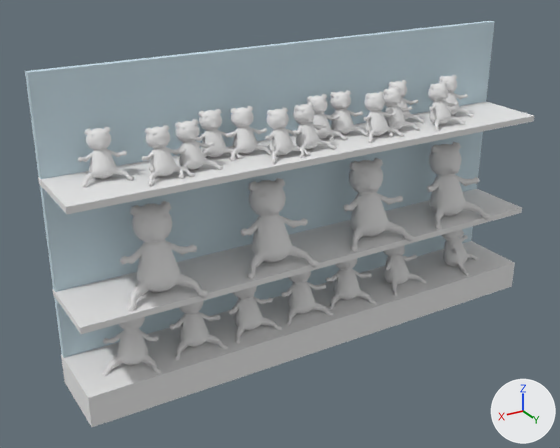
The Blender file theroom/excersizes/souvenirbutik/reol6.blend as it was, and as the next commit left it.
Rendered twice from a 50 mm lens placed at (5.13, 7.63, 5.5), pointed at (0.47, -0.14, 1.61). Arrows for +X, +Y and +Z are at lower right; the lights stay in place.
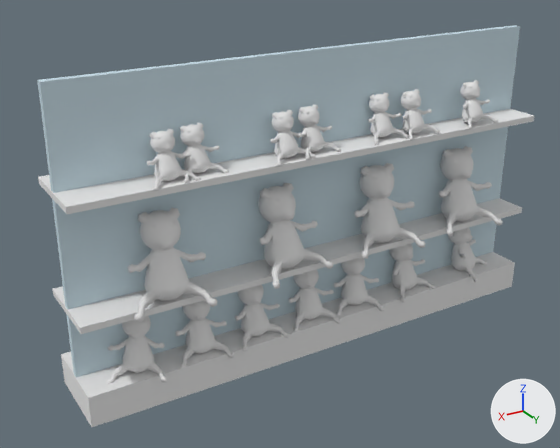
The edits, one by one:
Object 'Sphere.024' (ob_sphere_024) moves from (-2.39, -0.04, 0.93) to (-2.39, 0.13, 0.93).
Object 'Sphere.023' (ob_sphere_023) moves from (2.55, -0.04, 0.93) to (2.55, 0.13, 0.93).
Object 'Sphere.022' (ob_sphere_022) moves from (1.79, -0.04, 0.93) to (1.79, 0.13, 0.93).
Object 'Sphere.021' (ob_sphere_021) moves from (-1.32, -0.04, 0.93) to (-1.32, 0.13, 0.93).
Object 'Sphere.020' (ob_sphere_020) moves from (-0.5, -0.04, 0.93) to (-0.5, 0.13, 0.93).
Object 'Sphere.019' (ob_sphere_019) moves from (0.24, -0.04, 0.93) to (0.24, 0.13, 0.93).
Object 'Sphere.018' (ob_sphere_018) moves from (1.06, -0.04, 0.93) to (1.06, 0.13, 0.93).
Object 'Sphere.017' (ob_sphere_017) moves from (2.21, -0.04, 2.04) to (2.21, 0.19, 2.04).
Object 'Sphere.016' (ob_sphere_016) moves from (0.71, -0.04, 2.04) to (0.71, 0.19, 2.04).
Object 'Sphere.016' (ob_sphere_016) turns from (-13, 0, 172) to (-13, 0, 188) degrees about x, y and z.
Object 'Sphere.015' (ob_sphere_015) moves from (-0.79, -0.04, 2.04) to (-0.79, 0.19, 2.04).
Object 'Sphere.014' (ob_sphere_014) moves from (-2.16, -0.04, 2.04) to (-2.16, 0.19, 2.04).
Object 'Sphere.013' (ob_sphere_013) moves from (-1.81, 0.08, 3.06) to (-2.21, 0.26, 3.07).
Object 'Sphere.010' (ob_sphere_010) moves from (2.12, 0.08, 3.06) to (2.12, 0.21, 3.05).
Object 'Sphere.010' (ob_sphere_010) turns from (-13, 0, 184) to (-13, -0.3, 185) degrees about x, y and z.
Object 'Sphere.009' (ob_sphere_009) moves from (1.76, 0.04, 3.06) to (1.76, 0.16, 3.05).
Object 'Sphere.006' (ob_sphere_006) moves from (0.65, 0.11, 3.06) to (0.65, 0.22, 3.06).
Object 'Sphere.006' (ob_sphere_006) turns from (-13, 0, 184) to (-13, -0.3, 185) degrees about x, y and z.
Object 'Sphere.005' (ob_sphere_005) moves from (0.27, 0.08, 3.06) to (0.27, 0.19, 3.06).
Object 'Sphere.002' (ob_sphere_002) moves from (-0.79, 0.06, 3.06) to (-0.79, 0.15, 3.07).
Object 'Sphere.001' (ob_sphere_001) moves from (-1.13, -0.02, 3.06) to (-1.22, 0.24, 3.07).
Object 'Cube' (ob_cube) moves from (0.02, -0.47, 1.91) to (0.02, 0.0, 1.91).

What differs and where, as boxes (x1, y1, x2, y2) in the pictures (560 x 448 px):
'Cube', moved
    before: (25, 21, 495, 358)
    after: (37, 25, 520, 378)
'Sphere.017', moved
    before: (120, 201, 208, 312)
    after: (128, 208, 218, 322)
'Sphere.016', moved, turned
    before: (241, 178, 319, 279)
    after: (258, 183, 334, 289)
'Sphere.015', moved
    before: (344, 158, 414, 251)
    after: (354, 163, 426, 259)
'Sphere.014', moved
    before: (427, 142, 490, 229)
    after: (439, 146, 503, 236)
'Sphere.023', moved
    before: (102, 317, 161, 376)
    after: (107, 316, 167, 384)
'Sphere.022', moved
    before: (170, 301, 228, 360)
    after: (176, 300, 235, 367)
'Sphere.018', moved
    before: (228, 286, 282, 344)
    after: (235, 285, 290, 352)
'Sphere.010', moved, turned
    before: (142, 125, 195, 186)
    after: (147, 129, 200, 191)
'Sphere.019', moved
    before: (282, 271, 334, 325)
    after: (289, 269, 341, 332)
'Sphere.013', moved
    before: (428, 82, 466, 131)
    after: (460, 80, 498, 129)
'Sphere.020', moved
    before: (326, 258, 376, 309)
    after: (334, 257, 385, 315)
'Sphere.009', moved
    before: (172, 119, 223, 179)
    after: (177, 123, 229, 183)
'Sphere.001', moved
    before: (383, 87, 420, 137)
    after: (401, 89, 440, 141)
'Sphere.006', moved, turned
    before: (265, 107, 311, 164)
    after: (270, 110, 316, 167)
'Sphere.021', moved
    before: (383, 245, 427, 296)
    after: (389, 243, 435, 303)
'Sphere.005', moved
    before: (293, 103, 336, 158)
    after: (298, 105, 341, 160)
'Sphere.024', moved
    before: (441, 229, 479, 276)
    after: (448, 228, 488, 282)
'Sphere.002', moved
    before: (363, 91, 404, 143)
    after: (368, 92, 409, 145)
'Sphere.011', unchanged, covered by the edit
    before: (78, 127, 134, 187)
'Sphere.007', unchanged, covered by the edit
    before: (226, 106, 272, 161)
'Sphere.008', unchanged, covered by the edit
    before: (195, 109, 243, 159)
